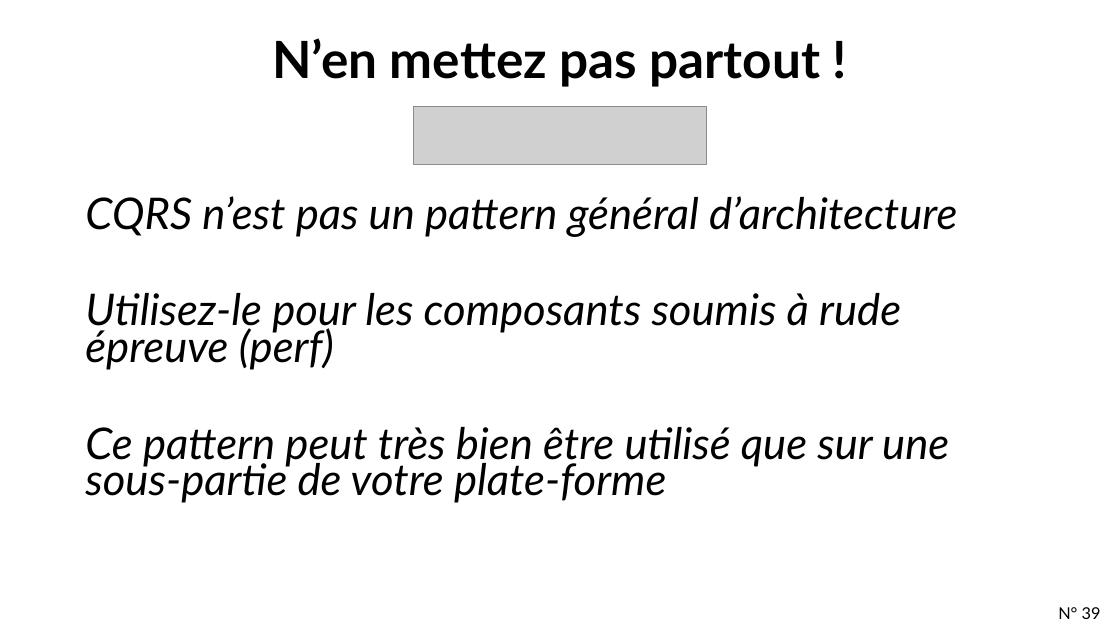
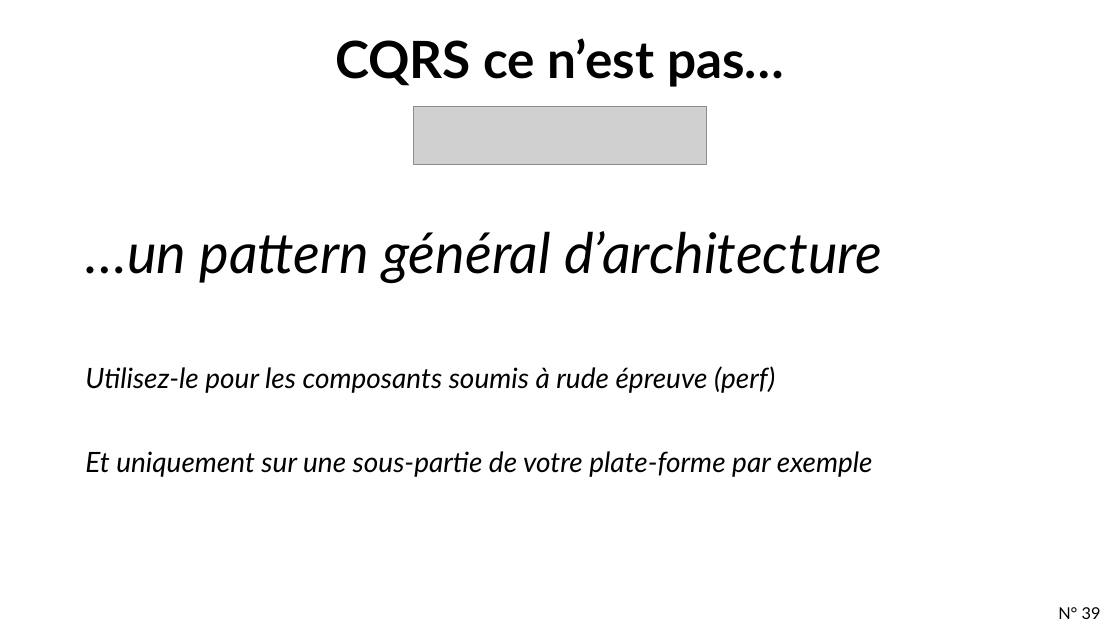
Before and after one commit to tpierrain/CQRS-slides, a slide deck: slide 39 of french/DecouvrirCQRSparLaPratique.pptx. Drawn at 1120x630 pixels with LibreOffice and Linux fonts; fonts in the diff are those of the drawing; grey boxes stand for pictures; background and template pictures are left out. Boxes give left, top, right and bottom in pixels: in the first picture for what was removed or moved away, otherwise in the second. Text is boxed around its words. In the diff, an @@ line names an element or a change of style, - is before the commit and + after.

```diff
--- a/french/DecouvrirCQRSparLaPratique.pptx
+++ b/french/DecouvrirCQRSparLaPratique.pptx
@@ title at (x1=335, y1=38, x2=784, y2=87): text changed @@
-N’en mettez pas partout !
+CQRS ce n’est pas…
@@ text at (x1=85, y1=231, x2=883, y2=283): text changed; size 37.4 to 48 pt @@
-CQRS n’est pas un pattern général d’architecture
+…un pattern général d’architecture
@@ text at (x1=85, y1=366, x2=775, y2=393): size 37.4 to 24 pt in "Utilisez-le pour les composants soumis à rude ..."; line spacing 0.7 to 0.9 @@
@@ text at (x1=85, y1=451, x2=873, y2=477): text changed; size 37.4 to 24 pt @@
-Ce pattern peut très bien être utilisé que sur une sous-partie de votre plate-forme
+Et uniquement sur une sous-partie de votre plate-forme par exemple
```
Also in this commit, not shown: 6 other slides changed, 3 slides added, 1 other file.
